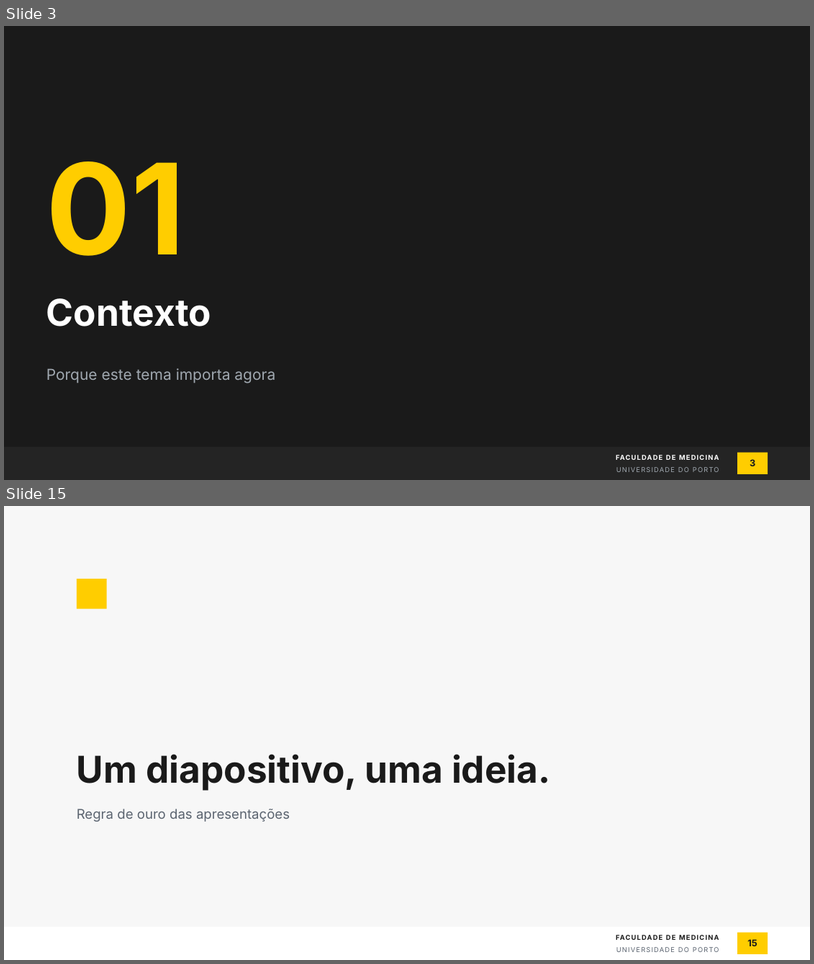
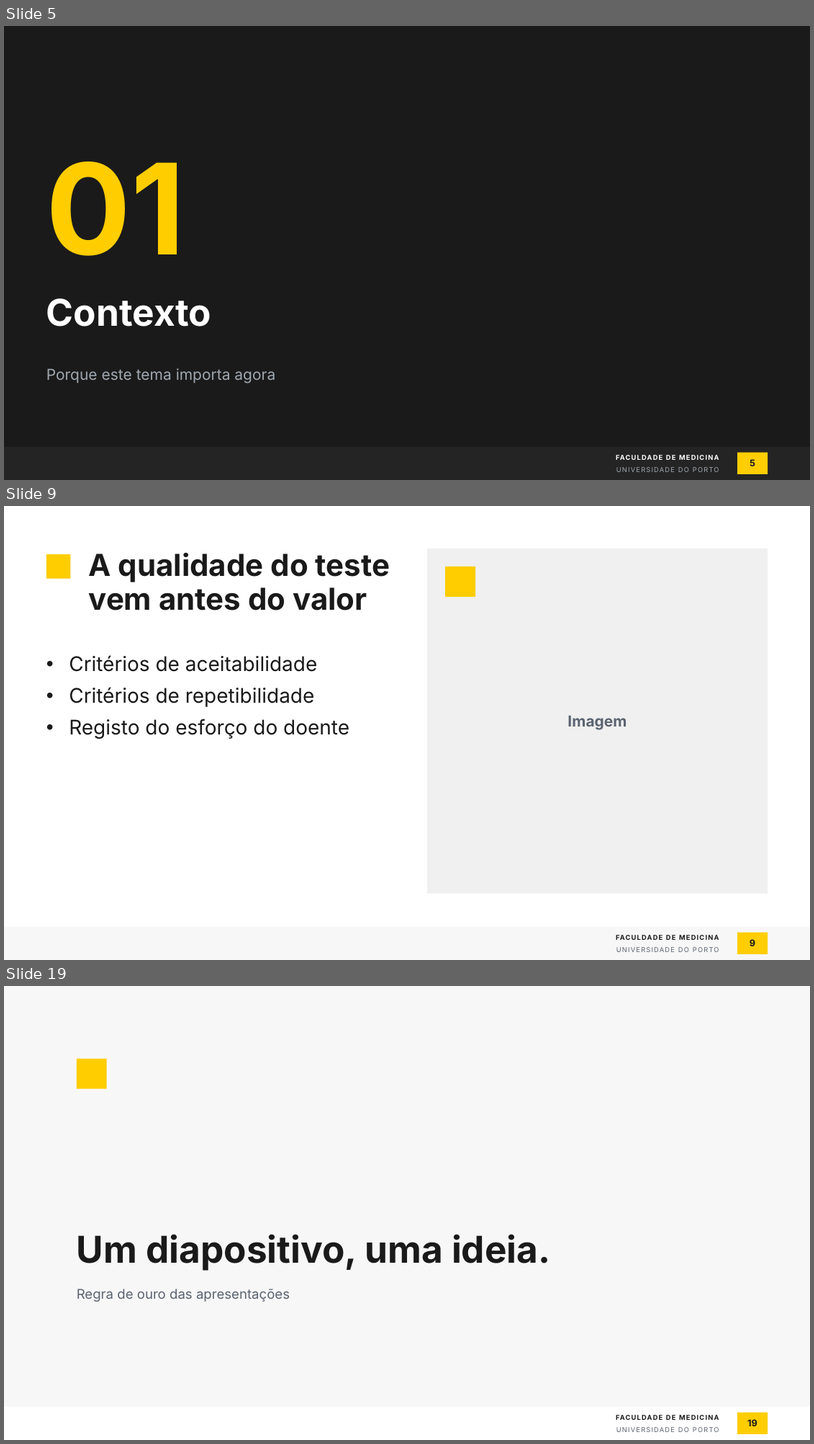
Before and after one commit to tiagojct/quarto-fmup, a slide deck: pptx/fmup-exemplo.pptx. Shown one above the other, each under a label of ours: slides 3 and 15 before the commit, slides 5, 9 and 19 after it; the slides between them are not shown. The pictures are 814x964 and 814x1444 pixels, drawn with LibreOffice and Linux fonts; fonts in the diff are those of the drawing; background and template pictures are left out. Boxes give left, top, right and bottom in pixels: in the first picture for what was removed or moved away, otherwise in the second. Text is boxed around its words. In the diff, an @@ line names an element or a change of style, - is before the commit and + after.

```diff
--- a/pptx/fmup-exemplo.pptx
+++ b/pptx/fmup-exemplo.pptx
@@ slide 9 added at (x1=4, y1=506, x2=810, y2=960), background #FFFFFF; not listed: 3 template elements that a slide beside it also shows @@
@@ rectangle added at (x1=427, y1=548, x2=768, y2=893), fill #F0F0F0 @@
@@ rectangle added at (x1=46, y1=554, x2=70, y2=579), fill #FFCD00 @@
@@ title added at (x1=89, y1=552, x2=390, y2=610), 36 pt, text #1A1A1A, bold @@
+A qualidade do teste vem antes do valor
@@ rectangle added at (x1=445, y1=566, x2=476, y2=597), fill #FFCD00 @@
@@ text added at (x1=69, y1=655, x2=350, y2=739), 24 pt, text #1A1A1A @@
+• Critérios de aceitabilidade
+• Critérios de repetibilidade
+• Registo do esforço do doente
@@ text added at (x1=568, y1=715, x2=627, y2=730), 18 pt, text #5B6470, bold @@
+Imagem
@@ rectangle added at (x1=4, y1=926, x2=810, y2=960), fill #F7F7F7 @@
@@ page number added at (x1=750, y1=939, x2=756, y2=946), 11 pt, text #1A1A1A, bold @@
+9
@@ what was slide 3 is now slide 5 @@
@@ page number at (x1=750, y1=459, x2=756, y2=466): text changed @@
-3
+5
@@ what was slide 15 is now slide 19 @@
```
Also in this commit, not shown: 10 slides changed, 7 other slides added, 2 slides removed, 5 other files.
